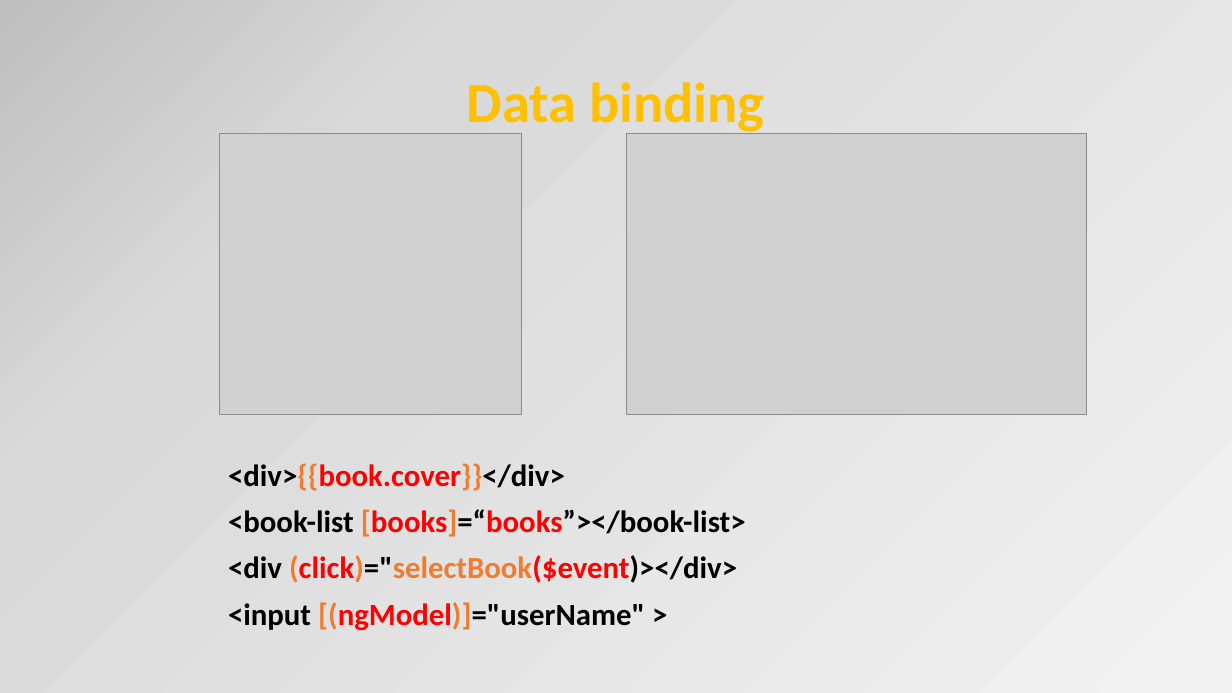
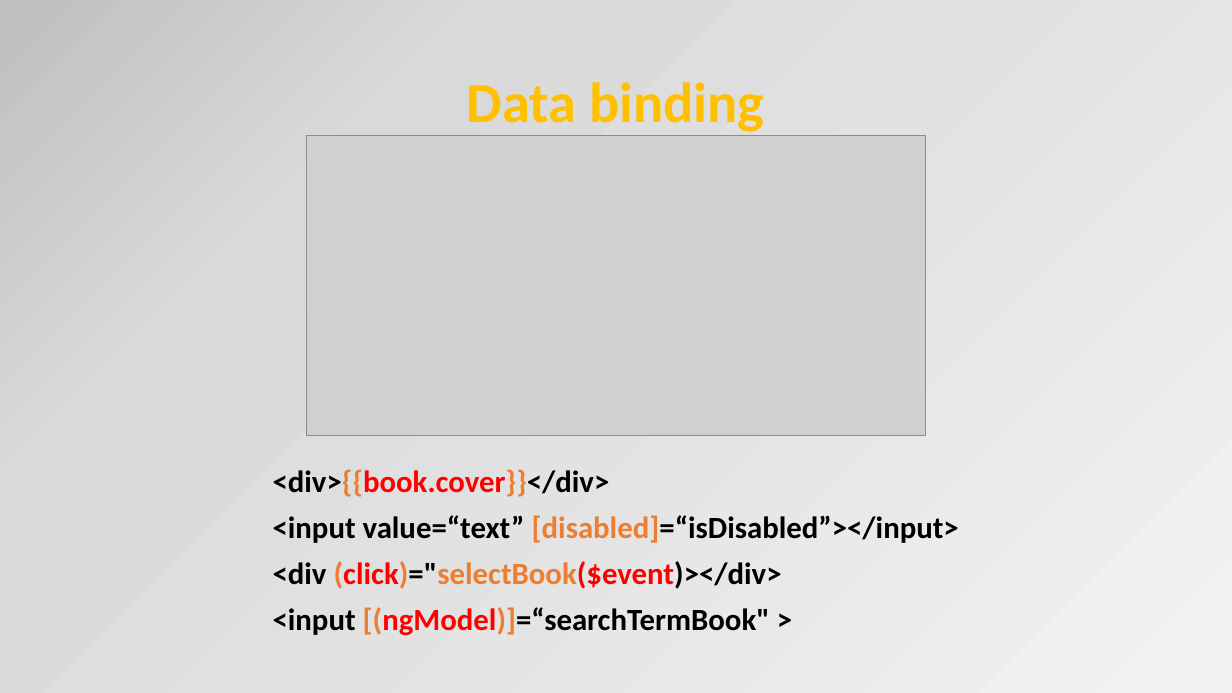
Before and after one commit to OrdinaNederland/hackjam-angular, a slide deck: slide 21 of Angular2.pptx (slide 16 before the commit). Drawn at 1232x693 pixels with LibreOffice and Linux fonts; fonts in the diff are those of the drawing; grey boxes stand for pictures. Boxes give left, top, right and bottom in pixels: in the first picture for what was removed or moved away, otherwise in the second. Text is boxed around its words. In the diff, an @@ line names an element or a change of style, - is before the commit and + after.

```diff
--- a/Angular2.pptx
+++ b/Angular2.pptx
@@ picture removed at [219,134,521,415] @@
@@ picture added at [306,136,926,436] @@
@@ picture removed at [627,134,1086,415] @@
@@ text at [273,469,959,636]: text changed @@
-<div>{{book.cover}}</div>
-<book-list [books]=“books”></book-list>
-<div (click)="selectBook($event)></div>
-<input [(ngModel)]="userName" >
+<div>{{book.cover}}</div>
+<input value=“text” [disabled]=“isDisabled”></input>
+<div (click)="selectBook($event)></div>
+<input [(ngModel)]=“searchTermBook" >
```
Also in this commit, not shown: 12 other slides changed, 13 slides added, 1 slide removed, 1 other file.
